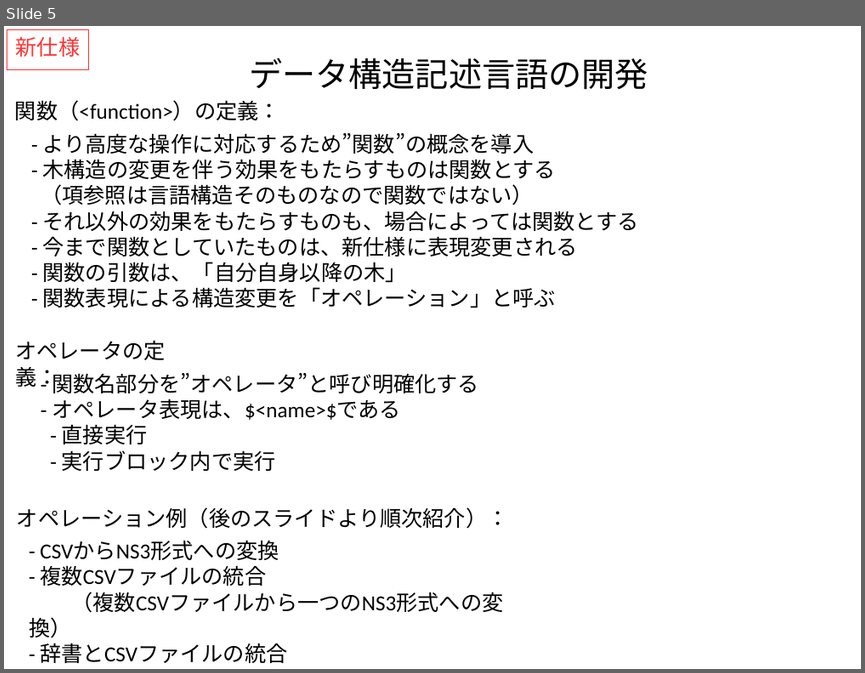
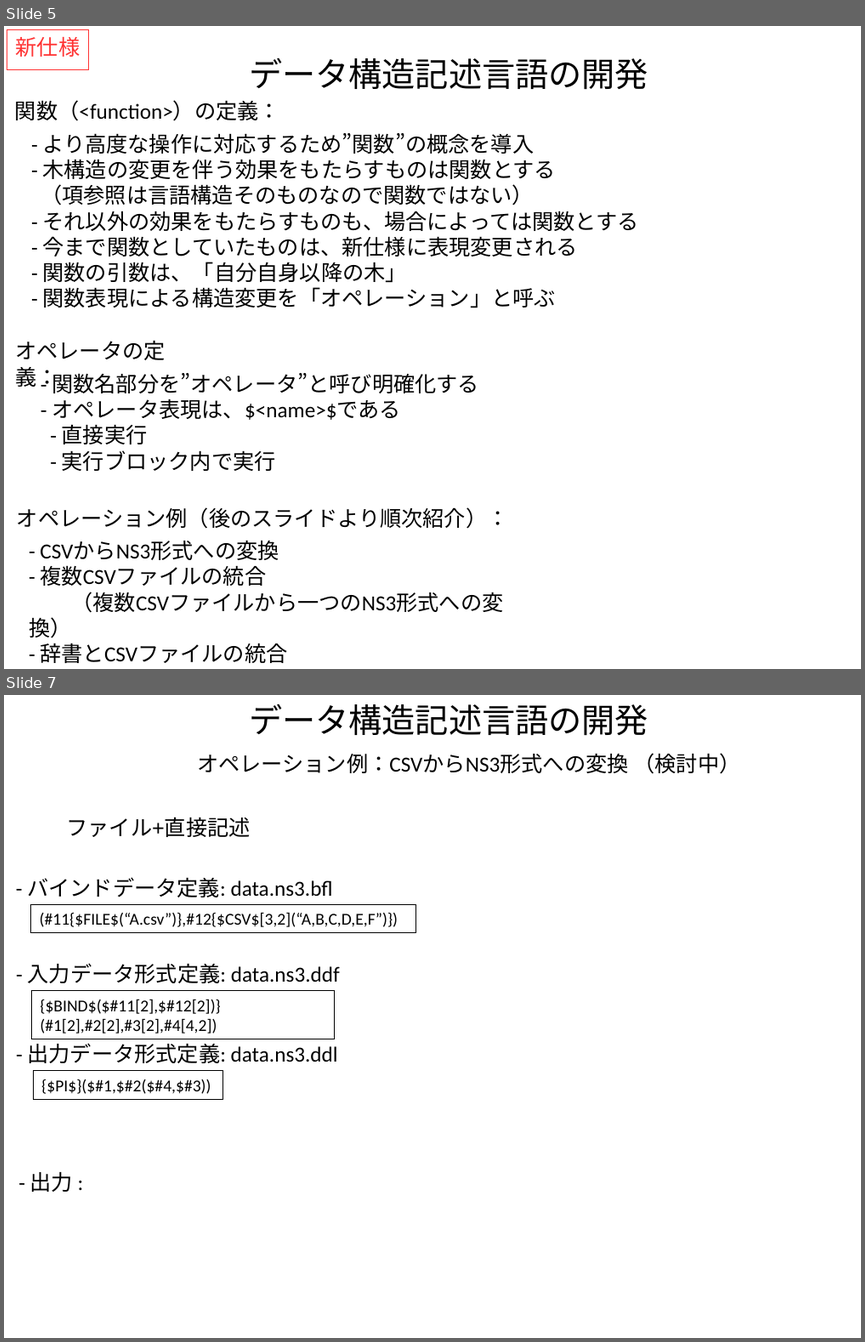
Before and after one commit to kouamano/RECURSIVE-SYSTEM, a slide deck: Document/tq_op_example.odp. Shown one above the other, each under a label of ours: slide 5 before the commit, slides 5 and 7 after it; the slides between them are not shown. The pictures are 865x673 and 865x1342 pixels, drawn with LibreOffice and Linux fonts; fonts in the diff are those of the drawing. Boxes give left, top, right and bottom in pixels: in the first picture for what was removed or moved away, otherwise in the second. Text is boxed around its words. In the diff, an @@ line names an element or a change of style, - is before the commit and + after.

```diff
--- a/Document/tq_op_example.odp
+++ b/Document/tq_op_example.odp
@@ slide 7 added at [4, 695, 861, 1338], background #FFFFFF @@
@@ text added at [249, 703, 648, 736], 28 pt, text #000000 @@
+データ構造記述言語の開発
@@ text added at [197, 753, 740, 774], 18 pt, text #000000 @@
+オペレーション例：CSVからNS3形式への変換 （検討中）
@@ text added at [66, 817, 250, 837], 18 pt, text #000000 @@
+ファイル+直接記述
@@ text added at [27, 877, 333, 897], 18 pt, text #000000 @@
+- バインドデータ定義: data.ns3.bfl
@@ rectangle added at [30, 904, 415, 932], outline #000000 0 pt, 14 pt, text #000000 @@
+(#11{$FILE$(“A.csv”)},#12{$CSV$[3,2](“A,B,C,D,E,F”)})
@@ text added at [28, 963, 340, 983], 18 pt, text #000000 @@
+- 入力データ形式定義: data.ns3.ddf
@@ rectangle added at [31, 991, 335, 1039], outline #000000 0 pt, 14 pt, text #000000 @@
+{$BIND$($#11[2],$#12[2])}(#1[2],#2[2],#3[2],#4[4,2])
@@ text added at [27, 1043, 338, 1063], 18 pt, text #000000 @@
+- 出力データ形式定義: data.ns3.ddl
@@ rectangle added at [33, 1071, 223, 1099], outline #000000 0 pt, 14 pt, text #000000 @@
+{$PI$}($#1,$#2($#4,$#3))
@@ text added at [30, 1172, 73, 1191], 18 pt, text #000000 @@
+- 出力 :
```
Also in this commit, not shown: 1 slide changed.
